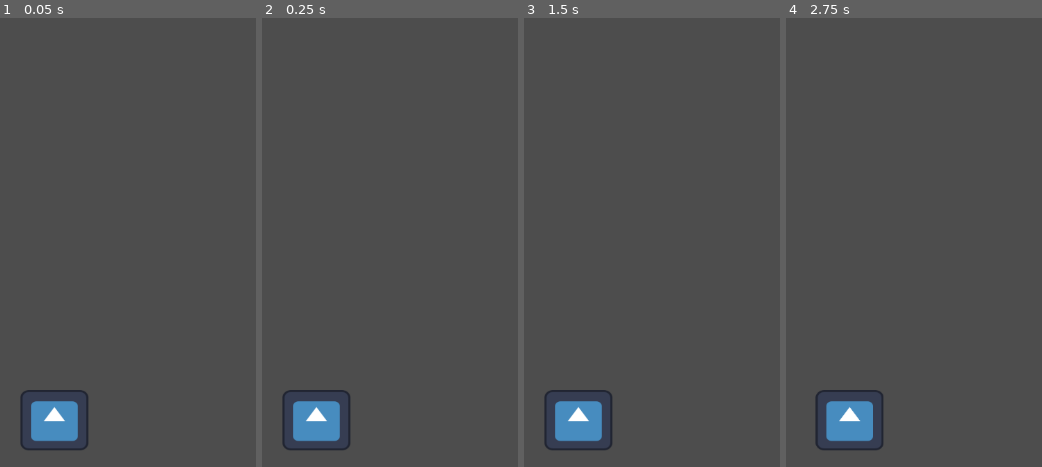
Above: before the commit, frames 1-4 (left to right).
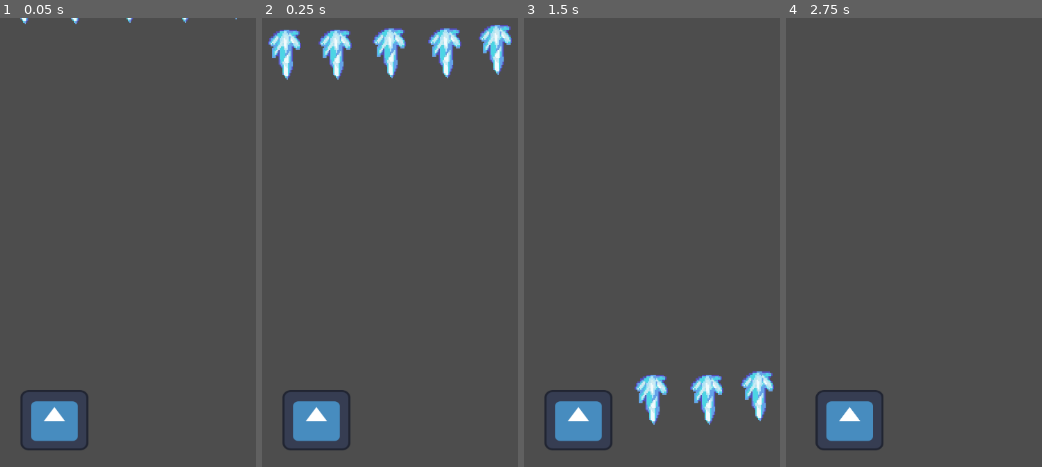
Above: after the commit, the same moments.

Repository: Baly333/joc-1
Game: Godot game, scene res://Scenes/Joc.tscn
The game is run twice, just before and just after one commit, with the same random seed, the same clock (stepped at 60 frames per second) and the same inputs. The engine's default icon, where the game draws it, is replaced by a stand-in: a white triangle on a blue panel in a dark square.
Inputs:
- Up to frame 1 (0.05 s): no input
- Up to frame 2 (0.25 s): no input
- Up to frame 3 (1.5 s): tap D (moure_dreta) at 0.6 s; tap A (moure_esquerra) at 1.35 s
- Up to frame 4 (2.75 s): tap D (moure_dreta) at 2.1 s

The runs differ from the first frame. In frame 1, 0.1% of the frame differs, in the area x 7-93%, y 0-2%; in frame 2, 4.2%, in the area x 2-98%, y 1-14%; in frame 3, 2.5%; in frame 4, nothing differs.

Commit message:
IceSpike falling
Varis Icespikes cauen del cell

Diff:
--- a/Scenes/Joc.tscn
+++ b/Scenes/Joc.tscn
@@ -7,17 +7,37 @@
 
 [node name="Node2D" type="Node2D"]
 
-[node name="Sprite2D" type="Sprite2D" parent="."]
-position = Vector2(576.5, 326.5)
-scale = Vector2(3.68371, 3.265)
-
 [node name="Jugador" parent="." instance=ExtResource("1_6ghnx")]
 position = Vector2(-92, 386)
-scale = Vector2(1, 1)
 script = ExtResource("2_nm3pk")
 
 [node name="Obstacle" parent="." instance=ExtResource("3_jg0rr")]
-position = Vector2(-271, 34)
+position = Vector2(43, -41)
+script = ExtResource("4_wpljn")
+
+[node name="Obstacle2" parent="." instance=ExtResource("3_jg0rr")]
+position = Vector2(347, -48)
+script = ExtResource("4_wpljn")
+
+[node name="Obstacle3" parent="." instance=ExtResource("3_jg0rr")]
+position = Vector2(274, -43)
+script = ExtResource("4_wpljn")
+
+[node name="Obstacle4" parent="." instance=ExtResource("3_jg0rr")]
+position = Vector2(194, -43)
+script = ExtResource("4_wpljn")
+
+[node name="Obstacle5" parent="." instance=ExtResource("3_jg0rr")]
+position = Vector2(116, -41)
 script = ExtResource("4_wpljn")
 
 [connection signal="body_entered" from="Obstacle" to="Jugador" method="_on_obstacle_body_entered"]
+[connection signal="body_entered" from="Obstacle" to="Obstacle" method="_on_body_entered"]
+[connection signal="body_entered" from="Obstacle2" to="Jugador" method="_on_obstacle_body_entered"]
+[connection signal="body_entered" from="Obstacle2" to="Obstacle2" method="_on_body_entered"]
+[connection signal="body_entered" from="Obstacle3" to="Jugador" method="_on_obstacle_body_entered"]
+[connection signal="body_entered" from="Obstacle3" to="Obstacle3" method="_on_body_entered"]
+[connection signal="body_entered" from="Obstacle4" to="Jugador" method="_on_obstacle_body_entered"]
+[connection signal="body_entered" from="Obstacle4" to="Obstacle4" method="_on_body_entered"]
+[connection signal="body_entered" from="Obstacle5" to="Jugador" method="_on_obstacle_body_entered"]
+[connection signal="body_entered" from="Obstacle5" to="Obstacle5" method="_on_body_entered"]
--- a/Scripts/jugador.gd
+++ b/Scripts/jugador.gd
@@ -7,11 +7,3 @@
 	direccio = Input.get_axis("moure_esquerra","moure_dreta")
 	velocity = Vector2 (direccio * velocitat, 0)
 	move_and_slide()
-
-
-
-
-
-
-func _on_obstacle_body_entered(body: Node2D) -> void:
-	$obstacle._disapear()
--- a/Scripts/obstacle.gd
+++ b/Scripts/obstacle.gd
@@ -1,10 +1,11 @@
 extends Area2D
 var gravetat := Vector2.DOWN * 400
 var direccio := Vector2.ZERO
-func _ready() -> void:
-	position = Vector2(-347, -161.0)
+#func _ready() -> void:
+	#position = Vector2(38, -41)
 func _process(delta: float) -> void:
-	position += gravetat * delta
-func _disapear() -> void:
-	print("1")
-	visible = false
+	position += gravetat*delta
+
+
+func _on_body_entered(body: Node2D) -> void:
+	$Sprite2D.visible  = false
